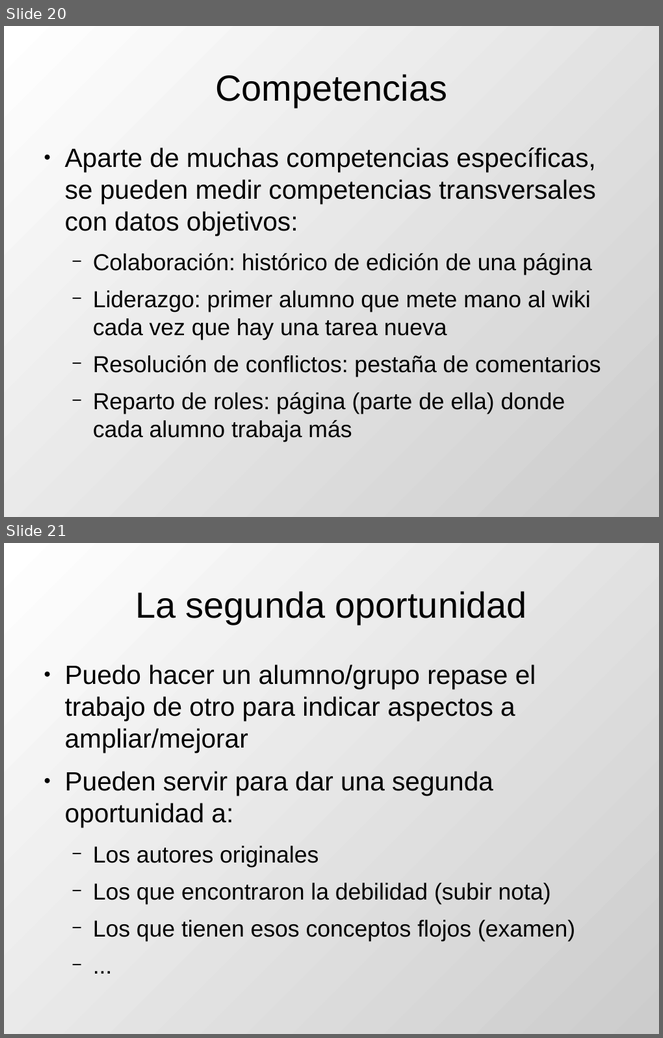
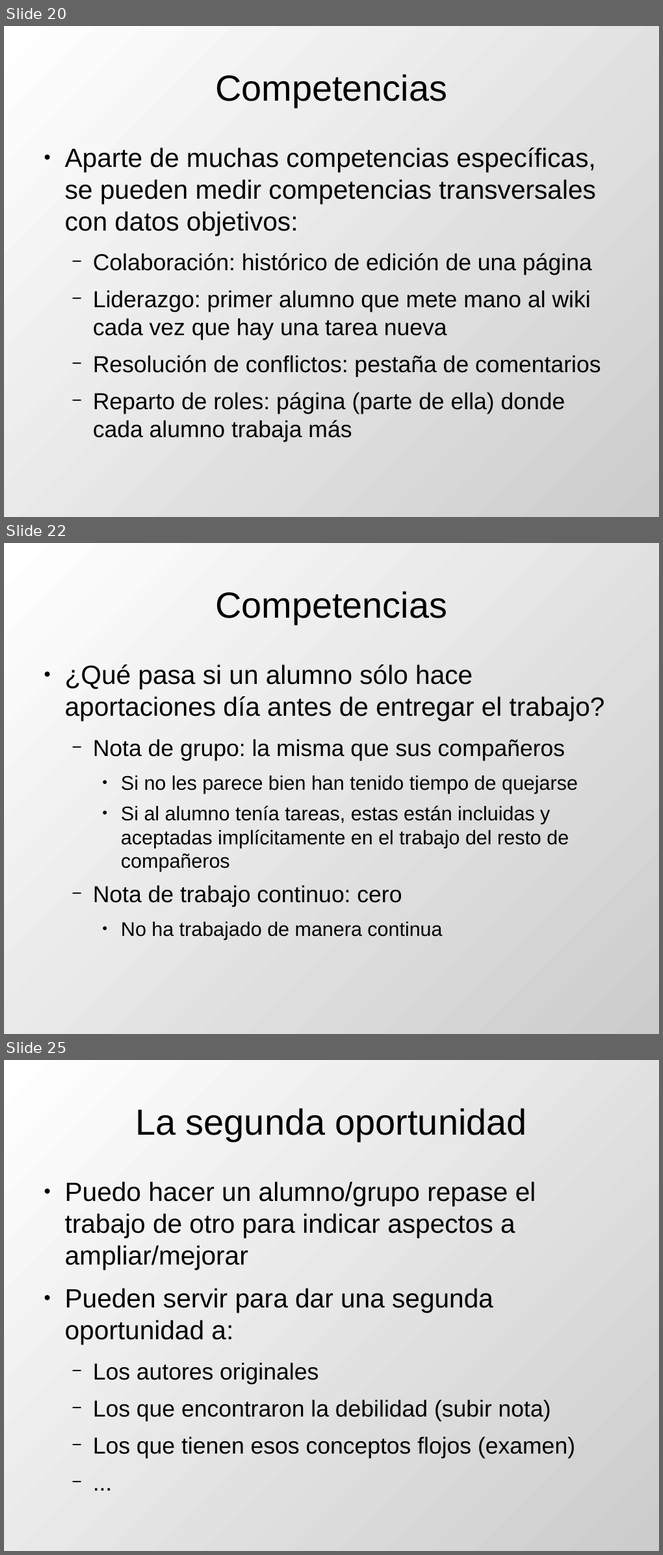
Before and after one commit to DrPantera/wikis4education, a slide deck: uca-2013_07/tema-5-EvaluacionWikis.odp. Shown one above the other, each under a label of ours: slides 20 and 21 before the commit, slides 20, 22 and 25 after it; the slides between them are not shown. The pictures are 663x1038 and 663x1555 pixels, drawn with LibreOffice and Linux fonts; fonts in the diff are those of the drawing. Boxes give left, top, right and bottom in pixels: in the first picture for what was removed or moved away, otherwise in the second. Text is boxed around its words. In the diff, an @@ line names an element or a change of style, - is before the commit and + after.

```diff
--- a/uca-2013_07/tema-5-EvaluacionWikis.odp
+++ b/uca-2013_07/tema-5-EvaluacionWikis.odp
@@ slide 22 added at [4,543,659,1034], background gradient #FFFFFF to #CCCCCC @@
@@ title added at [215,591,447,624], 44 pt, text #000000 @@
+Competencias
@@ text added at [65,665,605,939], 24 pt, text #000000 @@
+● ¿Qué pasa si un alumno sólo hace aportaciones día antes de entregar el trabajo?
+  − Nota de grupo: la misma que sus compañeros
+    ● Si no les parece bien han tenido tiempo de quejarse
+    ● Si al alumno tenía tareas, estas están incluidas y aceptadas implícitamente en el trabajo del resto de compañeros
+  − Nota de trabajo continuo: cero
+    ● No ha trabajado de manera continua
@@ what was slide 21 is now slide 25 @@
```
Also in this commit, not shown: 1 slide changed, 3 other slides added, 1 other file.
